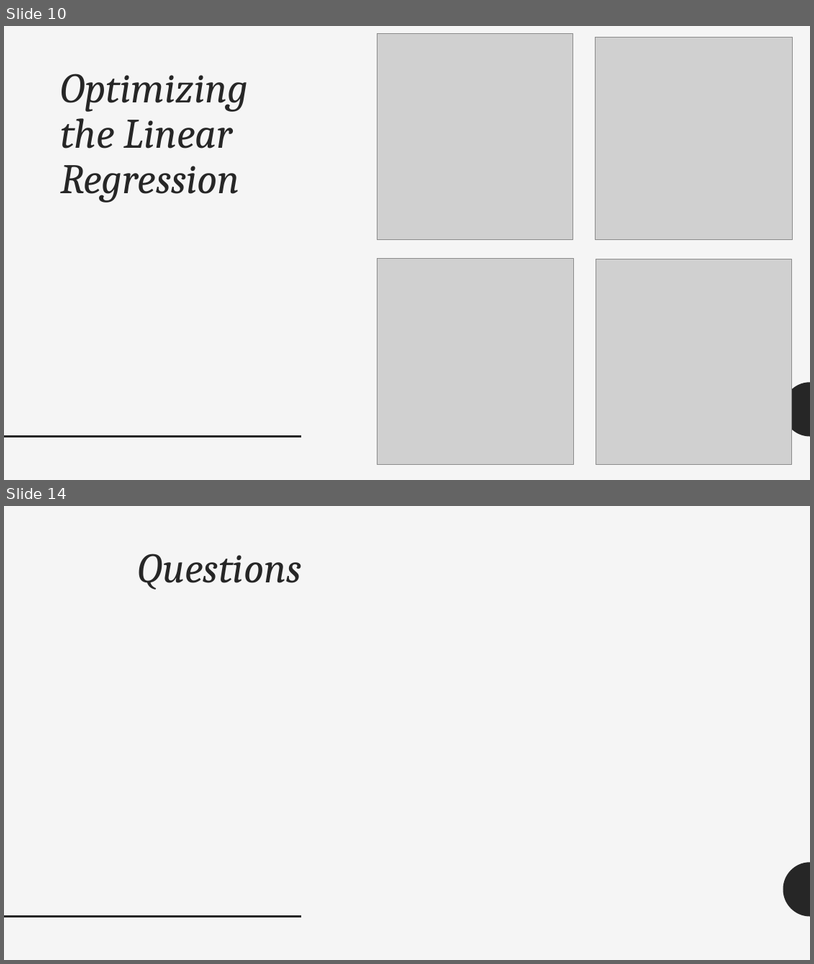
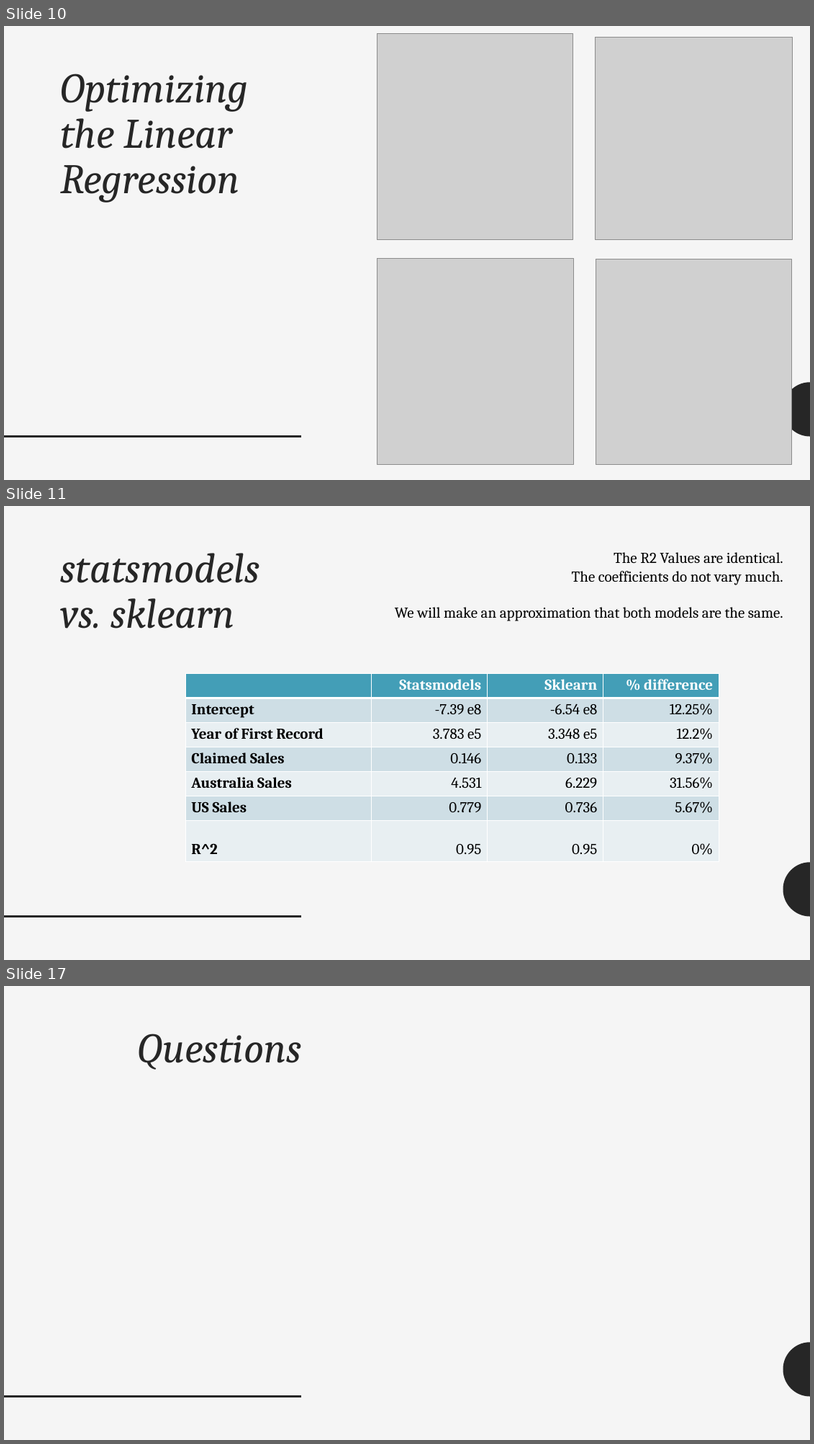
Before and after one commit to kpuryear/Puryear_Metis, a slide deck: Project2/Project2_Powerpoint.pptx. Shown one above the other, each under a label of ours: slides 10 and 14 before the commit, slides 10, 11 and 17 after it; the slides between them are not shown. The pictures are 814x964 and 814x1444 pixels, drawn with LibreOffice and Linux fonts; fonts in the diff are those of the drawing; grey boxes stand for pictures. Boxes give left, top, right and bottom in pixels: in the first picture for what was removed or moved away, otherwise in the second. Text is boxed around its words. In the diff, an @@ line names an element or a change of style, - is before the commit and + after.

```diff
--- a/Project2/Project2_Powerpoint.pptx
+++ b/Project2/Project2_Powerpoint.pptx
@@ slide 11 added at (4,506,810,960), background #F5F5F5; not listed: 2 template elements that a slide beside it also shows @@
@@ title added at (60,553,260,628), 50 pt, text #262626, italic @@
+statsmodels vs. sklearn
@@ text added at (395,552,784,621), 18 pt, text #000000 @@
+The R2 Values are identical.
+The coefficients do not vary much.
+We will make an approximation that both models are the same.
@@ table added at (185,673,720,862), 7 rows, 4 columns @@
+ | Statsmodels | Sklearn | % difference
+Intercept | -7.39 e8 | -6.54 e8 | 12.25%
+Year of First Record | 3.783 e5 | 3.348 e5 | 12.2%
+Claimed Sales | 0.146 | 0.133 | 9.37%
+Australia Sales | 4.531 | 6.229 | 31.56%
+US Sales | 0.779 | 0.736 | 5.67%
+R^2 | 0.95 | 0.95 | 0%
@@ what was slide 14 is now slide 17 @@
```
Also in this commit, not shown: 2 slides changed, 4 other slides added, 2 slides removed, 3 other files.
